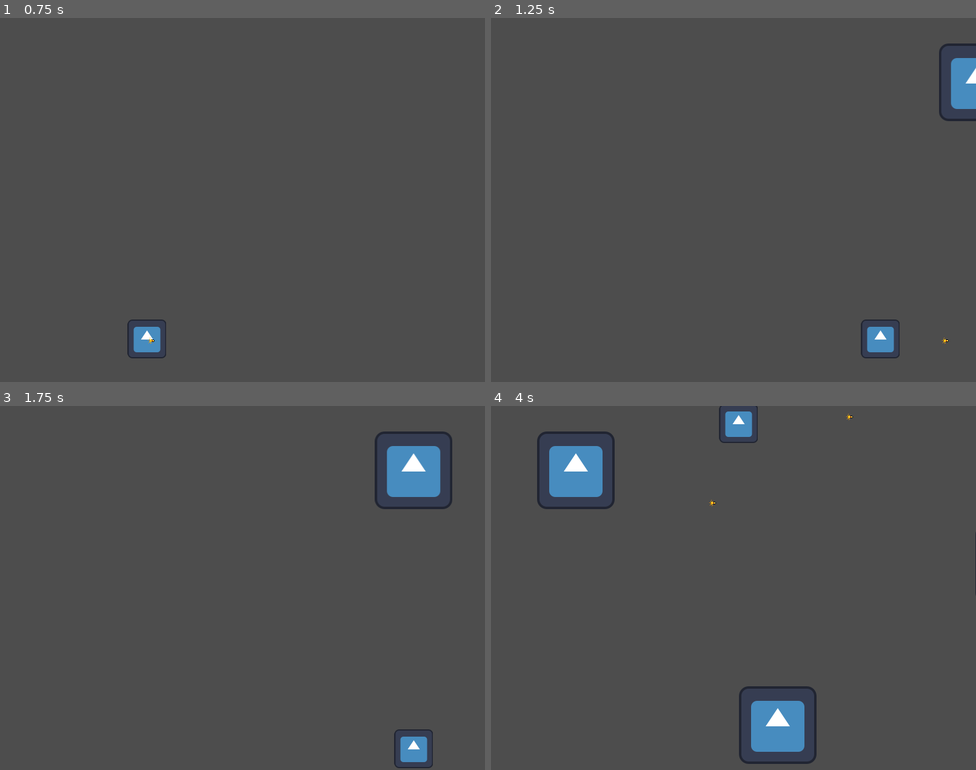
Above: before the commit, frames 1-4 (two rows, left to right).
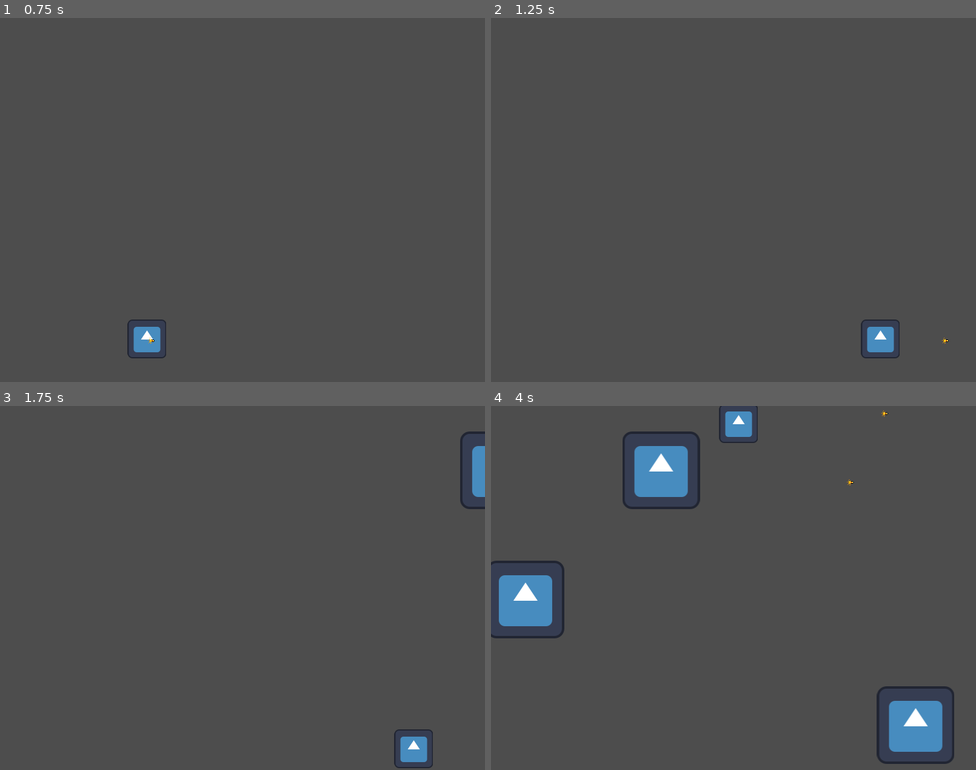
Above: after the commit, the same moments.

Repository: quentinams/chrono-sprinter
Game: Godot game, scene res://scene/main.tscn
Two runs of this game, one before a commit and one after it. Both use one fixed random seed, a clock stepped at 60 frames per second and the inputs below. The engine's default icon, where the game draws it, is replaced by a stand-in: a white triangle on a blue panel in a dark square.
Inputs:
- Up to frame 1 (0.75 s): tap Enter at 0.5 s; hold D (player_right) from 0.53 s (still down); tap Space (player_shoot) at 0.6 s
- Up to frame 2 (1.25 s): keep holding D (player_right)
- Up to frame 3 (1.75 s): release D (player_right) at 1.28 s; hold S (player_down) from 1.28 s (still down); tap Space (player_shoot) at 1.35 s
- Up to frame 4 (4 s): release S (player_down) at 2.03 s; hold D (player_right) 2.03-2.78 s; tap Space (player_shoot) at 2.1, 2.85, 3.6 s; hold W (player_up) 2.78-3.53 s; hold A (player_left) from 3.53 s (still down)

Frame 1 is identical in both runs. In frame 2, 0.9% of the frame differs, in the area x 92-100%, y 7-29%; in frame 3, 2.5%; in frame 4, 9.7%, in the area x 0-100%, y 1-99%.

Commit message:
fix timestop

Diff:
--- a/scene/main.gd
+++ b/scene/main.gd
@@ -32,6 +32,10 @@
 	if Input.is_action_just_pressed("player_shoot"):
 		spawn_bullet()
 		$Player.is_moving = true
+	if !$Player.is_moving:
+		get_node("spawn_enemy").paused = true
+	else :
+		get_node("spawn_enemy").paused = false
 	pass
 
 
